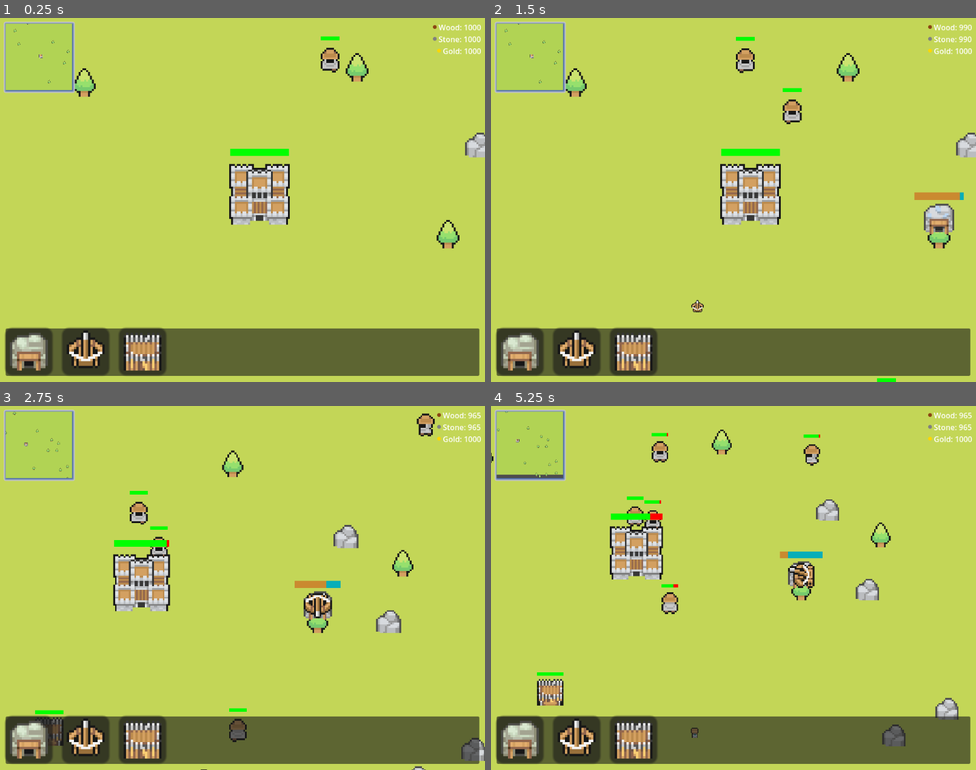
Above: before the commit, frames 1-4 (two rows, left to right).
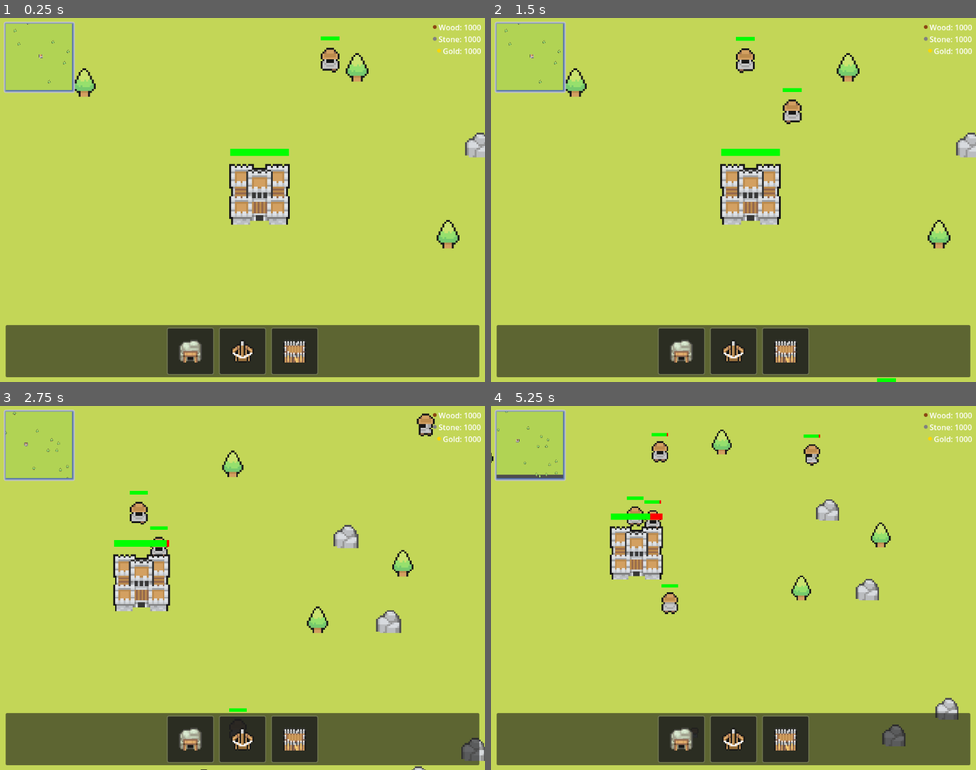
Above: after the commit, the same moments.

Repository: MSchablinger/CastleIO
Game: Godot game, scene res://world.tscn
Two runs of this game, one before a commit and one after it. Both use one fixed random seed, a clock stepped at 60 frames per second and the inputs below.
Inputs (mouse positions are in pixels of both pictures, inside the frame that each line leads up to):
- Up to frame 1 (0.25 s): no input
- Up to frame 2 (1.5 s): drag from (520, 352) to (937, 232) at 0.52 s; drag from (578, 352) to (937, 232) at 1.27 s
- Up to frame 3 (2.75 s): move the mouse to (140, 740) at 2.02 s; hold Right (ui_right) from 2.03 s (still down); tap Mouse wheel down (WheelDown) at 2.1 s; click (140, 740) at 2.17 s
- Up to frame 4 (5.25 s): release Right (ui_right) at 2.75 s; drag from (917, 424) to (893, 562) at 2.77 s; drag from (646, 547) to (718, 464) at 3.52 s; drag from (626, 544) to (718, 464) at 4.27 s; move the mouse to (655, 464) at 5.02 s; hold Down (ui_down) from 5.03 s (still down); tap Mouse wheel down (WheelDown) at 5.1 s; click (655, 464) at 5.17 s

The runs differ from the first frame. In frame 1, 8.4% of the frame differs, in the area x 0-99%, y 84-99%; in frame 2, 9.3%; in frame 3, 9.3%; in frame 4, 9.6%, in the area x 0-100%, y 1-99%.

Commit message:
feat: add building info tooltip on hover: price, description, effects etc. and improve panel and ghosts

Diff:
--- a/Entities/peasant.gd
+++ b/Entities/peasant.gd
@@ -66,6 +66,15 @@
 	return closest_wall if closest_distance < 100 else null
 
 func handle_navigation():
+	if not navigation.is_target_reachable():
+		return
+
+	var path = NavigationServer2D.map_get_path(navigation.get_navigation_map(), global_position, target_position, true)
+	if path.size() == 0:
+		# Wait for next frame and try again
+		await get_tree().process_frame
+		return
+
 	if navigation.is_navigation_finished():
 		velocity = Vector2.ZERO
 		play_animation("idle")
--- a/UI/building_panels/ballista_panel.gd
+++ b/UI/building_panels/ballista_panel.gd
@@ -1,6 +1,15 @@
-extends Panel
+extends "res://UI/building_panels/building_panel.gd"
 
 var house: PackedScene = preload("res://Buildings/ballista.tscn")
+
+func _ready():
+	super._ready()
+	building_name = "Ballista Tower"
+	var cost = 10 * (Game.gold_mine_count + 1)
+	wood_cost = cost
+	stone_cost = cost
+	gold_cost = cost
+	description = "Defensive tower that shoots at enemies.\nDamage: 10\nRange: 200"
 
 func _on_gui_input(event: InputEvent) -> void:
 	var cost = 10 * (Game.gold_mine_count + 1)
@@ -10,13 +19,9 @@
 		var camera = get_tree().get_root().get_node("World/Camera")
 		var world_pos = camera.get_global_mouse_position()
 		if event is InputEventMouseButton and event.button_mask == 1:
-
 			add_child(house_instance)
 			house_instance.global_position = world_pos
-			#tempTower.process_mode = Node.PROCESS_MODE_DISABLED
-
-			house_instance.scale = Vector2(0.32,0.32)
-
+			house_instance.scale = Vector2(2, 2)
 		elif event is InputEventMouseMotion and event.button_mask == 1:
 			#button left down and dragging
 			if get_child_count() > 1:
--- a/UI/building_panels/ballista_panel.tscn
+++ b/UI/building_panels/ballista_panel.tscn
@@ -1,16 +1,30 @@
-[gd_scene load_steps=2 format=3]
+[gd_scene load_steps=3 format=3]
 
+[ext_resource type="Script" path="res://UI/building_panels/ballista_panel.gd" id="1_y57bv"]
 [ext_resource type="Texture2D" path="res://Assets/GodsBuildings/Ballista.png" id="1_0lcjx"]
-[ext_resource type="Script" path="res://UI/building_panels/ballista_panel.gd" id="1_y57bv"]
+
+[sub_resource type="StyleBoxFlat" id="StyleBoxFlat_panel"]
+bg_color = Color(0.12, 0.12, 0.12, 0.8)
+border_width_left = 2
+border_width_top = 2
+border_width_right = 2
+border_width_bottom = 2
+border_color = Color(0.8, 0.8, 0.8, 0.2)
+corner_radius_top_left = 4
+corner_radius_top_right = 4
+corner_radius_bottom_right = 4
+corner_radius_bottom_left = 4
 
 [node name="BallistaPanel" type="Panel"]
-custom_minimum_size = Vector2(20, 20)
-offset_right = 20.0
-offset_bottom = 20.0
+custom_minimum_size = Vector2(100, 100)
+offset_right = 100.0
+offset_bottom = 100.0
+theme_override_styles/panel = SubResource("StyleBoxFlat_panel")
 script = ExtResource("1_y57bv")
 
 [node name="Sprite2D" type="Sprite2D" parent="."]
-position = Vector2(10, 9)
+position = Vector2(50, 50)
+scale = Vector2(3, 3)
 texture = ExtResource("1_0lcjx")
 hframes = 7
 vframes = 4
--- /dev/null
+++ b/UI/building_panels/building_panel.gd
@@ -0,0 +1,37 @@
+extends Panel
+
+var tooltip: Panel
+
+@export var building_name: String = "Building"
+@export var wood_cost: int = 0
+@export var stone_cost: int = 0
+@export var gold_cost: int = 0
+@export var description: String = "Building description"
+
+func _ready():
+    tooltip = get_node("/root/World/UI/Tooltip")
+    mouse_entered.connect(_on_mouse_entered)
+    mouse_exited.connect(_on_mouse_exited)
+
+func _on_mouse_entered():
+    var text = "[center][b]%s[/b][/center]\n\n" % building_name
+    text += "[b]Cost:[/b]\n"
+    if wood_cost > 0:
+        text += "• Wood: %d\n" % wood_cost
+    if stone_cost > 0:
+        text += "• Stone: %d\n" % stone_cost
+    if gold_cost > 0:
+        text += "• Gold: %d\n" % gold_cost
+    text += "\n%s" % description
+
+    if not can_afford():
+        text += "\n\n[color=red][b]Not enough resources![/b][/color]"
+
+    var panel_pos = get_global_position()
+    tooltip.show_at_position(panel_pos + Vector2(0, -20), text)
+
+func _on_mouse_exited():
+    tooltip.hide()
+
+func can_afford() -> bool:
+    return Game.wood >= wood_cost and Game.stone >= stone_cost and Game.gold >= gold_cost
--- /dev/null
+++ b/UI/building_panels/building_panel.tscn
@@ -0,0 +1,16 @@
+[gd_scene load_steps=2 format=3]
+
+[sub_resource type="StyleBoxFlat" id="StyleBoxFlat_panel"]
+bg_color = Color(0.12, 0.12, 0.12, 0.8)
+border_width_left = 2
+border_width_top = 2
+border_width_right = 2
+border_width_bottom = 2
+border_color = Color(0.8, 0.8, 0.8, 0.2)
+corner_radius_top_left = 4
+corner_radius_top_right = 4
+corner_radius_bottom_right = 4
+corner_radius_bottom_left = 4
+
+[node name="BuildingPanel" type="Panel"]
+theme_override_styles/panel = SubResource("StyleBoxFlat_panel")
--- a/UI/building_panels/gold_mine_panel.gd
+++ b/UI/building_panels/gold_mine_panel.gd
@@ -1,6 +1,13 @@
-extends Panel
+extends "res://UI/building_panels/building_panel.gd"
 
 var house: PackedScene = preload("res://Buildings/gold_mine.tscn")
+
+func _ready():
+	super._ready()
+	building_name = "Gold Mine"
+	wood_cost = 10
+	stone_cost = 10
+	description = "Generates gold over time.\nProduces 10 gold every 5 seconds."
 
 func _on_gui_input(event: InputEvent) -> void:
 	var cost = 10 * (Game.gold_mine_count + 1)
@@ -8,23 +15,21 @@
 		var house_instance: StaticBody2D = house.instantiate()
 		var camera = get_tree().get_root().get_node("World/Camera")
 		var world_pos = camera.get_global_mouse_position()
+
+		# Handle mouse button down
 		if event is InputEventMouseButton and event.button_mask == 1:
-
 			add_child(house_instance)
 			house_instance.global_position = world_pos
-			#tempTower.process_mode = Node.PROCESS_MODE_DISABLED
+			house_instance.scale = Vector2(2, 2)
 
-			house_instance.scale = Vector2(0.32,0.32)
-
+		# Handle dragging
 		elif event is InputEventMouseMotion and event.button_mask == 1:
-			#button left down and dragging
 			if get_child_count() > 1:
-				get_child(1).global_position = event.global_position
-				var targets = get_child(1).get_node("Area2D").get_overlapping_bodies()
-				if (targets.size() > 1):
-					get_child(1).get_node("Area2D").modulate = Color(255,255,255)
-				else:
-					get_child(1).get_node("Area2D").modulate = Color(0,255,0)
+				var ghost = get_child(1)
+				ghost.global_position = event.global_position
+				if ghost.has_node("Area2D"):
+					var targets = ghost.get_node("Area2D").get_overlapping_bodies()
+					ghost.get_node("Area2D").modulate = Color(255,255,255) if targets.size() > 1 else Color(0,255,0)
 		elif event is InputEventMouseButton and event.button_mask == 0:
 			#button left release
 			if world_pos.x <= 0 and world_pos.x >= 1024:
--- a/UI/building_panels/gold_mine_panel.tscn
+++ b/UI/building_panels/gold_mine_panel.tscn
@@ -3,14 +3,28 @@
 [ext_resource type="Script" path="res://UI/building_panels/gold_mine_panel.gd" id="1_gcp3h"]
 [ext_resource type="Texture2D" uid="uid://c8a2xk58qhk5i" path="res://Assets/GodsBuildings/CaveV2.png" id="2_3wtf7"]
 
+[sub_resource type="StyleBoxFlat" id="StyleBoxFlat_panel"]
+bg_color = Color(0.12, 0.12, 0.12, 0.8)
+border_width_left = 2
+border_width_top = 2
+border_width_right = 2
+border_width_bottom = 2
+border_color = Color(0.8, 0.8, 0.8, 0.2)
+corner_radius_top_left = 4
+corner_radius_top_right = 4
+corner_radius_bottom_right = 4
+corner_radius_bottom_left = 4
+
 [node name="GoldMinePanel" type="Panel"]
-custom_minimum_size = Vector2(20, 20)
-offset_right = 20.0
-offset_bottom = 20.0
+custom_minimum_size = Vector2(100, 100)
+offset_right = 100.0
+offset_bottom = 100.0
+theme_override_styles/panel = SubResource("StyleBoxFlat_panel")
 script = ExtResource("1_gcp3h")
 
 [node name="Sprite2D" type="Sprite2D" parent="."]
-position = Vector2(10, 10)
+position = Vector2(50, 50)
+scale = Vector2(3, 3)
 texture = ExtResource("2_3wtf7")
 hframes = 3
 vframes = 2
--- a/UI/building_panels/wall_panel.gd
+++ b/UI/building_panels/wall_panel.gd
@@ -1,8 +1,15 @@
-extends Panel
+extends "res://UI/building_panels/building_panel.gd"
 
 var house: PackedScene = preload("res://Buildings/wall.tscn")
 const GRID_SIZE = 32  # Size of each grid cell (doubled)
 var ghost_instance: StaticBody2D = null
+
+func _ready():
+	super._ready()
+	building_name = "Wall"
+	wood_cost = 5
+	stone_cost = 5
+	description = "Defensive wall that blocks enemy movement.\nCan be upgraded with right-click.\nHealth: 100"
 
 func _on_gui_input(event: InputEvent) -> void:
 	var cost = 5 # Base wall cost
--- a/UI/building_panels/wall_panel.tscn
+++ b/UI/building_panels/wall_panel.tscn
@@ -1,16 +1,30 @@
 [gd_scene load_steps=3 format=3]
 
 [ext_resource type="Script" path="res://UI/building_panels/wall_panel.gd" id="1_script"]
-[ext_resource type="Texture2D" uid="uid://br6gc235g47ei" path="res://Assets/GodsBuildings/Walls/Lvl01.png" id="2_texture"]
+[ext_resource type="Texture2D" path="res://Assets/GodsBuildings/Walls/Lvl01.png" id="2_texture"]
+
+[sub_resource type="StyleBoxFlat" id="StyleBoxFlat_panel"]
+bg_color = Color(0.12, 0.12, 0.12, 0.8)
+border_width_left = 2
+border_width_top = 2
+border_width_right = 2
+border_width_bottom = 2
+border_color = Color(0.8, 0.8, 0.8, 0.2)
+corner_radius_top_left = 4
+corner_radius_top_right = 4
+corner_radius_bottom_right = 4
+corner_radius_bottom_left = 4
 
 [node name="WallPanel" type="Panel"]
-custom_minimum_size = Vector2(20, 20)
-offset_right = 20.0
-offset_bottom = 20.0
+custom_minimum_size = Vector2(100, 100)
+offset_right = 100.0
+offset_bottom = 100.0
+theme_override_styles/panel = SubResource("StyleBoxFlat_panel")
 script = ExtResource("1_script")
 
 [node name="Sprite2D" type="Sprite2D" parent="."]
-position = Vector2(10, 10)
+position = Vector2(50, 50)
+scale = Vector2(3, 3)
 texture = ExtResource("2_texture")
 hframes = 3
 vframes = 2
--- /dev/null
+++ b/UI/tooltip.gd
@@ -0,0 +1,23 @@
+extends Panel
+
+@onready var label = $ContentPanel/Label
+@onready var content_panel = $ContentPanel
+
+func _ready():
+    hide()
+
+func show_at_position(pos: Vector2, text: String):
+    # Set text first so we can get the proper size
+    label.text = text
+
+    # Wait a frame for the text to update
+    await get_tree().process_frame
+
+    # Get the required height and update minimum size
+    var required_height = label.get_content_height() + 20  # Add padding
+    custom_minimum_size.y = required_height
+
+    # Position 5px above the panel
+    position = Vector2(pos.x, pos.y - size.y - 5)
+
+    show()
--- /dev/null
+++ b/UI/tooltip.tscn
@@ -0,0 +1,63 @@
+[gd_scene load_steps=4 format=3]
+
+[ext_resource type="Script" path="res://UI/tooltip.gd" id="1_tooltip"]
+
+[sub_resource type="StyleBoxFlat" id="StyleBoxFlat_background"]
+bg_color = Color(0.08, 0.08, 0.08, 0.9)
+border_width_left = 2
+border_width_top = 2
+border_width_right = 2
+border_width_bottom = 2
+border_color = Color(0.8, 0.8, 0.8, 0.1)
+corner_radius_top_left = 6
+corner_radius_top_right = 6
+corner_radius_bottom_right = 6
+corner_radius_bottom_left = 6
+
+[sub_resource type="StyleBoxFlat" id="StyleBoxFlat_tooltip"]
+bg_color = Color(0.12, 0.12, 0.12, 0.8)
+border_width_left = 2
+border_width_top = 2
+border_width_right = 2
+border_width_bottom = 2
+border_color = Color(0.8, 0.8, 0.8, 0.2)
+corner_radius_top_left = 4
+corner_radius_top_right = 4
+corner_radius_bottom_right = 4
+corner_radius_bottom_left = 4
+
+[node name="Tooltip" type="Panel"]
+z_index = -1
+custom_minimum_size = Vector2(200, 0)
+theme_override_styles/panel = SubResource("StyleBoxFlat_background")
+script = ExtResource("1_tooltip")
+
+[node name="ContentPanel" type="Panel" parent="."]
+layout_mode = 1
+anchors_preset = 15
+anchor_right = 1.0
+anchor_bottom = 1.0
+offset_left = 4.0
+offset_top = 4.0
+offset_right = -4.0
+offset_bottom = -4.0
+grow_horizontal = 2
+grow_vertical = 2
+theme_override_styles/panel = SubResource("StyleBoxFlat_tooltip")
+
+[node name="Label" type="RichTextLabel" parent="ContentPanel"]
+layout_mode = 1
+anchors_preset = 15
+anchor_right = 1.0
+anchor_bottom = 1.0
+offset_left = 8.0
+offset_top = 8.0
+offset_right = -8.0
+offset_bottom = -8.0
+grow_horizontal = 2
+grow_vertical = 2
+theme_override_constants/line_spacing = 4
+bbcode_enabled = true
+text = "Building Info"
+fit_content = true
+scroll_active = false
--- a/UI/ui.tscn
+++ b/UI/ui.tscn
@@ -5,6 +5,7 @@
 [ext_resource type="PackedScene" uid="uid://ikh1kpduawp1" path="res://UI/building_panels/gold_mine_panel.tscn" id="3_hn32u"]
 [ext_resource type="PackedScene" uid="uid://m2ogwcyupit1" path="res://UI/building_panels/ballista_panel.tscn" id="4_mqsok"]
 [ext_resource type="PackedScene" path="res://UI/building_panels/wall_panel.tscn" id="5_wall"]
+[ext_resource type="PackedScene" path="res://UI/tooltip.tscn" id="tooltip_scene"]
 
 [sub_resource type="StyleBoxFlat" id="StyleBoxFlat_pjiyy"]
 bg_color = Color(0.156863, 0.156863, 0.156863, 0.490196)
@@ -109,19 +110,26 @@
 anchor_right = 1.0
 anchor_bottom = 1.0
 offset_left = 12.0
-offset_top = -113.0
+offset_top = -120.0
 offset_right = -12.0
-offset_bottom = -13.0
+offset_bottom = -10.0
 grow_horizontal = 2
 grow_vertical = 0
 
 [node name="HFlowContainer" type="HFlowContainer" parent="Panel2"]
-layout_mode = 0
-offset_left = -1.0
-offset_top = -1.0
-offset_right = 199.0
-offset_bottom = 19.0
-scale = Vector2(5, 5)
+layout_mode = 1
+anchors_preset = 15
+anchor_right = 1.0
+anchor_bottom = 1.0
+offset_left = 10.0
+offset_top = 10.0
+offset_right = -10.0
+offset_bottom = -10.0
+grow_horizontal = 2
+grow_vertical = 2
+theme_override_constants/h_separation = 10
+theme_override_constants/v_separation = 10
+alignment = 1
 
 [node name="GoldMinePanel" parent="Panel2/HFlowContainer" instance=ExtResource("3_hn32u")]
 layout_mode = 2
@@ -133,3 +141,6 @@
 layout_mode = 2
 
 [connection signal="gui_input" from="Panel2/HFlowContainer/BallistaPanel" to="Panel2/HFlowContainer/BallistaPanel" method="_on_gui_input"]
+
+[node name="Tooltip" parent="." instance=ExtResource("tooltip_scene")]
+visible = false
--- a/World/chest.tscn
+++ b/World/chest.tscn
@@ -20,5 +20,3 @@
 
 [node name="CollisionShape2D" type="CollisionShape2D" parent="."]
 shape = SubResource("RectangleShape2D_chest")
-
-[connection signal="input_event" from="." to="." method="_on_input_event"]
--- a/World/well.tscn
+++ b/World/well.tscn
@@ -20,5 +20,3 @@
 
 [node name="CollisionShape2D" type="CollisionShape2D" parent="Area2D"]
 shape = SubResource("CircleShape2D_well")
-
-[connection signal="input_event" from="Area2D" to="." method="_on_input_event"]
